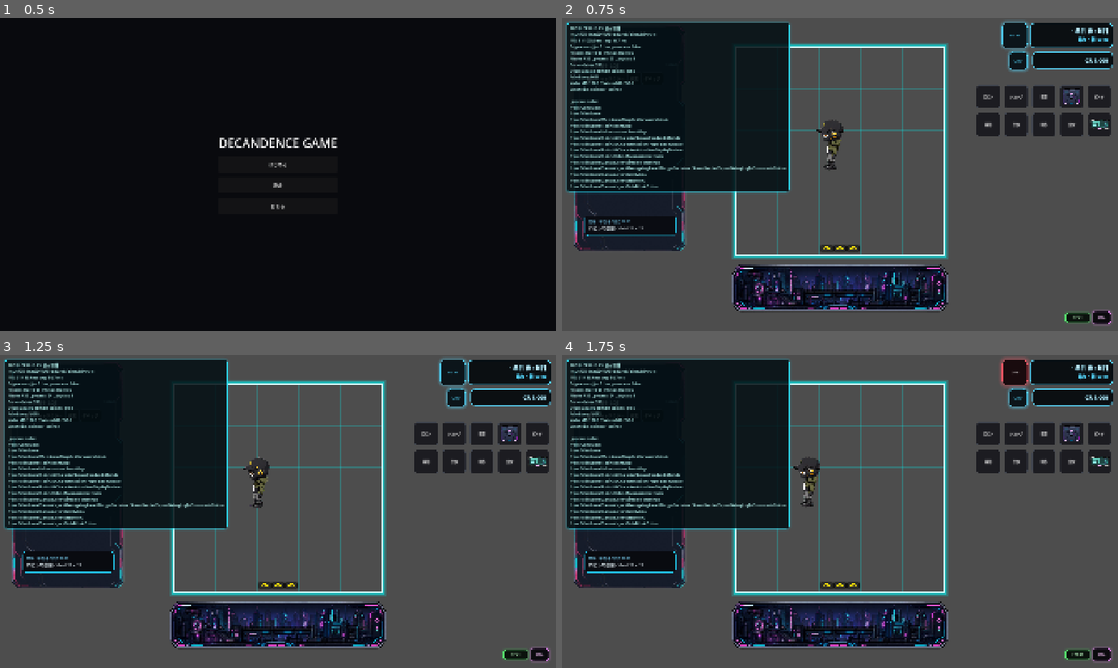
Above: before the commit, frames 1-4 (two rows, left to right).
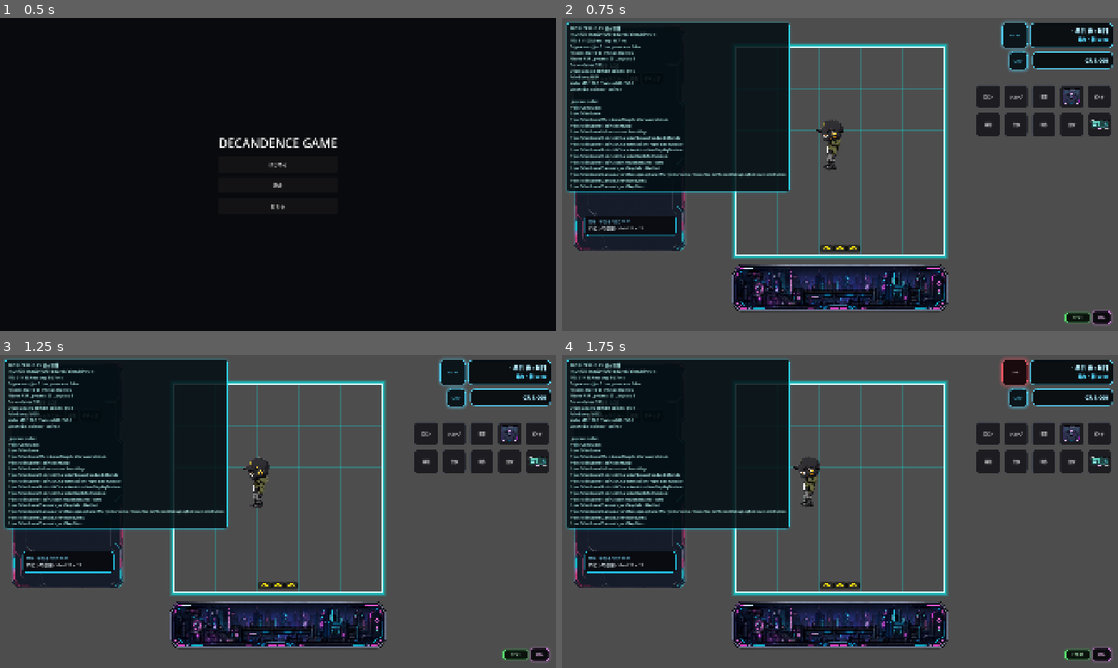
Above: after the commit, the same moments.

Repository: grimoire1089-coder/optimistic
Game: Godot game, scene res://Scenes/Boot/TitleScene.tscn
Same seed, same stepped clock (60 frames per second), same inputs: the game is played once before the commit and once after it. Sound files missing from this copy of the repository are replaced by a short silence.
Inputs:
- Up to frame 1 (0.5 s): no input
- Up to frame 2 (0.75 s): click "はじめる" at 0.5 s
- Up to frame 3 (1.25 s): no input
- Up to frame 4 (1.75 s): click "BGM" at 1.25 s

Frame 1 is identical in both runs. In frame 2, 0.7% of the frame differs, in the area x 4-41%, y 12-55%; in frame 3, 0.7%; in frame 4, 0.7%.

Commit message:
Attach depth sort module to Robin

Diff:
--- a/Scenes/Characters/Robin/RobinWanderActor.tscn
+++ b/Scenes/Characters/Robin/RobinWanderActor.tscn
@@ -20,6 +20,7 @@
 [ext_resource type="Script" path="res://Scripts/Characters/Modules/AICharacterHygieneBehaviorModule.gd" id="17_hygiene_behavior"]
 [ext_resource type="Script" path="res://Scripts/Characters/Modules/AICharacterShowerFeedbackModule.gd" id="18_shower_feedback"]
 [ext_resource type="Script" path="res://Scripts/Characters/Modules/AICharacterReadBookBehaviorModule.gd" id="19_read_book_behavior"]
+[ext_resource type="Script" path="res://Scripts/Characters/Modules/AICharacterDepthSortModule.gd" id="20_depth_sort"]
 
 [sub_resource type="RectangleShape2D" id="RectangleShape2D_robin_collision"]
 size = Vector2(96, 96)
@@ -98,6 +99,7 @@
 drink_duration_seconds = 3.0
 drink_sfx_path = "res://Assets/Audio/SFX/Game/drink.ogg"
 drink_sfx_delay_seconds = 0.75
+snap_to_connected_dining_seat_when_drinking = false
 
 [node name="AICharacterHygieneBehaviorModule" type="Node" parent="." groups=["ai_movement_behavior"]]
 script = ExtResource("17_hygiene_behavior")
@@ -200,6 +202,12 @@
 item_center_offset = Vector2(0, -18)
 item_display_size = Vector2(70, 70)
 
+[node name="AICharacterDepthSortModule" type="Node" parent="."]
+script = ExtResource("20_depth_sort")
+room_map_path = NodePath("../../RobinRoomMap")
+actor_grid_footprint = Vector2i(2, 4)
+update_interval_seconds = 0.08
+
 [node name="RobinWalkSpriteAnimator" type="Node" parent="."]
 script = ExtResource("4_animator")
 sprite_path = NodePath("../Sprite2D")
Not shown: 1 places in Scenes/Characters/Robin/RobinWanderActor.tscn that only renumber resources
